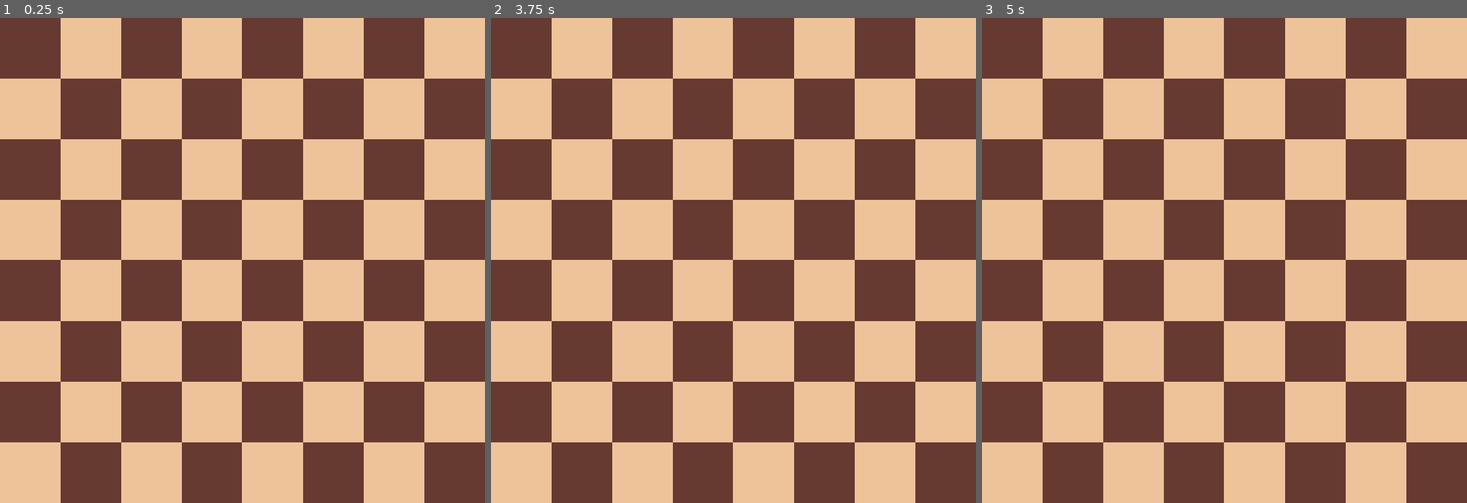
Above: before the commit, frames 1-3 (left to right).
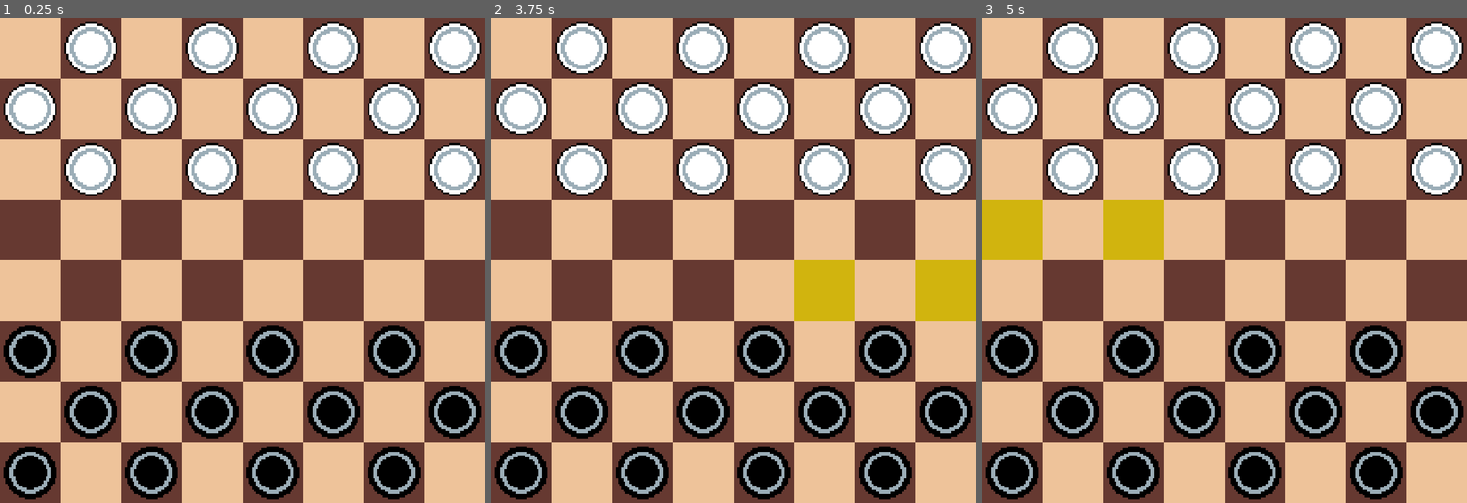
Above: after the commit, the same moments.

Repository: gabekarasik/checkers
Game: Godot game, scene res://scenes/board.tscn
Two runs of this game, one before a commit and one after it. Both use one fixed random seed, a clock stepped at 60 frames per second and the inputs below.
Inputs (mouse positions are in pixels of both pictures, inside the frame that each line leads up to):
- Up to frame 1 (0.25 s): no input
- Up to frame 2 (3.75 s): tap Enter at 0.5, 2, 3.5 s; move the mouse to (840, 236) at 0.52 s; click (840, 236) at 0.6 s; tap Space at 1.25, 2.75 s; move the mouse to (636, 284) at 1.27 s; click (636, 284) at 1.35 s; move the mouse to (782, 153) at 2.02 s; click (782, 153) at 2.1 s; move the mouse to (709, 357) at 2.77 s; click (709, 357) at 2.85 s; move the mouse to (879, 333) at 3.52 s; click (879, 333) at 3.6 s
- Up to frame 3 (5 s): tap Space at 4.25 s; move the mouse to (1079, 187) at 4.27 s; click (1079, 187) at 4.35 s

The runs differ from the first frame. In frame 1, 100% of the frame differs, in the area x 0-100%, y 0-100%; in frame 2, 100%; in frame 3, 100%.

Commit message:
Placed pieces and got them to move

Diff:
--- a/project.godot
+++ b/project.godot
@@ -25,6 +25,14 @@
 
 project/assembly_name="Checkers"
 
+[input]
+
+click={
+"deadzone": 0.2,
+"events": [Object(InputEventMouseButton,"resource_local_to_scene":false,"resource_name":"","device":-1,"window_id":0,"alt_pressed":false,"shift_pressed":false,"ctrl_pressed":false,"meta_pressed":false,"button_mask":0,"position":Vector2(0, 0),"global_position":Vector2(0, 0),"factor":1.0,"button_index":1,"canceled":false,"pressed":false,"double_click":false,"script":null)
+]
+}
+
 [physics]
 
 3d/physics_engine="Jolt Physics"
--- a/scenes/board.tscn
+++ b/scenes/board.tscn
@@ -1,10 +1,13 @@
 [gd_scene format=3 uid="uid://bj1740tlnr1qd"]
 
 [ext_resource type="Texture2D" uid="uid://bfxplkrkpvpk6" path="res://assets/board.png" id="1_bw3vb"]
+[ext_resource type="Script" uid="uid://btj2a4emwdteq" path="res://scripts/board.gd" id="1_nglv8"]
 
 [node name="Board" type="Node2D" unique_id=661661097]
+scale = Vector2(4, 4)
+script = ExtResource("1_nglv8")
 
 [node name="Sprite2D" type="Sprite2D" parent="." unique_id=1747598910]
-scale = Vector2(4, 4)
 texture = ExtResource("1_bw3vb")
 centered = false
+flip_h = true
--- /dev/null
+++ b/scenes/cell.tscn
@@ -0,0 +1,28 @@
+[gd_scene format=3 uid="uid://bvrl44rydgtxx"]
+
+[ext_resource type="Script" uid="uid://c51200irestng" path="res://scripts/cell.gd" id="1_upbjj"]
+
+[sub_resource type="RectangleShape2D" id="RectangleShape2D_fdm2o"]
+size = Vector2(32, 32)
+
+[sub_resource type="Gradient" id="Gradient_upbjj"]
+offsets = PackedFloat32Array(0.016826924, 1)
+colors = PackedColorArray(1, 0.9098039, 0, 0.7019608, 1, 0.9098039, 0, 0.7019608)
+
+[sub_resource type="GradientTexture2D" id="GradientTexture2D_fdm2o"]
+gradient = SubResource("Gradient_upbjj")
+width = 32
+height = 32
+
+[node name="Cell" type="Area2D" unique_id=1641725449]
+script = ExtResource("1_upbjj")
+
+[node name="CollisionShape2D" type="CollisionShape2D" parent="." unique_id=682952106]
+position = Vector2(16, 16)
+shape = SubResource("RectangleShape2D_fdm2o")
+
+[node name="Sprite2D" type="Sprite2D" parent="." unique_id=1902338414]
+texture = SubResource("GradientTexture2D_fdm2o")
+centered = false
+
+[connection signal="input_event" from="." to="." method="_on_input_event"]
--- a/scenes/piece.tscn
+++ b/scenes/piece.tscn
@@ -1,21 +1,22 @@
 [gd_scene format=3 uid="uid://cn4gfjcocdevi"]
 
 [ext_resource type="Texture2D" uid="uid://bwps6j6li3hn" path="res://assets/pieces.png" id="1_gebih"]
+[ext_resource type="Script" uid="uid://qfnc72lqs2mk" path="res://scripts/piece.gd" id="1_s58gp"]
 
-[sub_resource type="CircleShape2D" id="CircleShape2D_fdm2o"]
-radius = 14.002232
+[sub_resource type="CircleShape2D" id="CircleShape2D_s58gp"]
+radius = 14.035668
 
-[node name="Piece" type="Node2D" unique_id=2113615661]
-scale = Vector2(4, 4)
+[node name="Piece" type="Area2D" unique_id=1491834300]
+script = ExtResource("1_s58gp")
 
-[node name="Sprite2D" type="Sprite2D" parent="." unique_id=1133918717]
-position = Vector2(16, 16)
+[node name="Sprite2D" type="Sprite2D" parent="." unique_id=735859866]
 texture = ExtResource("1_gebih")
+centered = false
 region_enabled = true
 region_rect = Rect2(0, 0, 32, 32)
 
-[node name="Area2D" type="Area2D" parent="." unique_id=1464837715]
+[node name="CollisionShape2D" type="CollisionShape2D" parent="." unique_id=363706592]
 position = Vector2(16, 16)
+shape = SubResource("CircleShape2D_s58gp")
 
-[node name="CollisionShape2D" type="CollisionShape2D" parent="Area2D" unique_id=119149064]
-shape = SubResource("CircleShape2D_fdm2o")
+[connection signal="input_event" from="." to="." method="_on_input_event"]
--- /dev/null
+++ b/scripts/board.gd
@@ -0,0 +1,55 @@
+extends Node2D
+
+@onready var piece_scene = load("res://scenes/piece.tscn")
+@onready var cell_scene = load("res://scenes/cell.tscn")
+
+var occupied : Dictionary = {}
+var moving_piece
+
+func _ready() -> void:
+	setup_pieces()
+
+func setup_pieces():
+	place_white()
+	place_black()
+
+func place_white():
+	var x = 1
+	var piece
+
+	for y in range(3):
+		for i in range(4):
+			piece = piece_scene.instantiate()
+			piece.type = "white"
+			piece.cell = Vector2(x, y)
+			piece.position = piece.cell * 32
+			occupied[piece.cell] = piece
+			add_child(piece)
+			if x == 7:
+				x %= 7
+			else:
+				x += 2
+				if x != 7:
+					x %= 7
+
+
+func place_black():
+	var x = 0
+	var piece
+
+	for y in range(5, 8):
+		for i in range(4):
+			piece = piece_scene.instantiate()
+			piece.type = "black"
+
+			piece.cell = Vector2(x, y)
+			piece.position = piece.cell * 32
+			occupied[piece.cell] = piece
+			add_child(piece)
+			piece.sprite.region_rect = Rect2(32, 0, 32, 32)
+			if x == 7:
+				x %= 7
+			else:
+				x += 2
+				if x != 7:
+					x %= 7
--- /dev/null
+++ b/scripts/cell.gd
@@ -0,0 +1,9 @@
+extends Area2D
+
+@export var cell : Vector2
+@onready var piece = get_parent()
+
+
+func _on_input_event(viewport: Node, event: InputEvent, shape_idx: int) -> void:
+	if Input.is_action_just_released("click"):
+		piece.make_move(cell)
--- /dev/null
+++ b/scripts/piece.gd
@@ -0,0 +1,56 @@
+extends Area2D
+
+@export var cell : Vector2
+@export var type : String
+
+@onready var cell_scene = load("res://scenes/cell.tscn")
+@onready var sprite: Sprite2D = $Sprite2D
+@onready var board = get_parent()
+
+@onready var w_moves : Array = [
+	Vector2(1, 1),
+	Vector2(-1, 1)
+]
+
+@onready var b_moves : Array = [
+	Vector2(1, -1),
+	Vector2(-1, -1)
+]
+
+var moves = []
+
+func _on_input_event(viewport: Node, event: InputEvent, shape_idx: int) -> void:
+	if Input.is_action_just_released("click"):
+		if board.moving_piece:
+			board.moving_piece.hide_moves()
+		board.moving_piece = self
+		var possible_moves
+		if type == "white":
+			possible_moves = w_moves
+			show_moves(possible_moves)
+		elif type == "black":
+			possible_moves = b_moves
+			show_moves(possible_moves)
+
+
+func show_moves(possible_moves):
+	for possible_move in possible_moves:
+		var new_cell = cell + possible_move
+		if !board.occupied.has(new_cell):
+			var move_cell = cell_scene.instantiate()
+			move_cell.cell = possible_move
+			move_cell.position = possible_move * 32
+			moves.append(move_cell)
+			add_child(move_cell)
+
+func hide_moves():
+	for move in moves:
+		move.queue_free()
+	moves = []
+
+func make_move(move):
+	hide_moves()
+	board.occupied.erase(cell)
+	cell += move
+	board.occupied[cell] = self
+	position = cell * 32
Not shown, added: scripts/board.gd.uid
Not shown, added: scripts/cell.gd.uid
Not shown, added: scripts/piece.gd.uid
